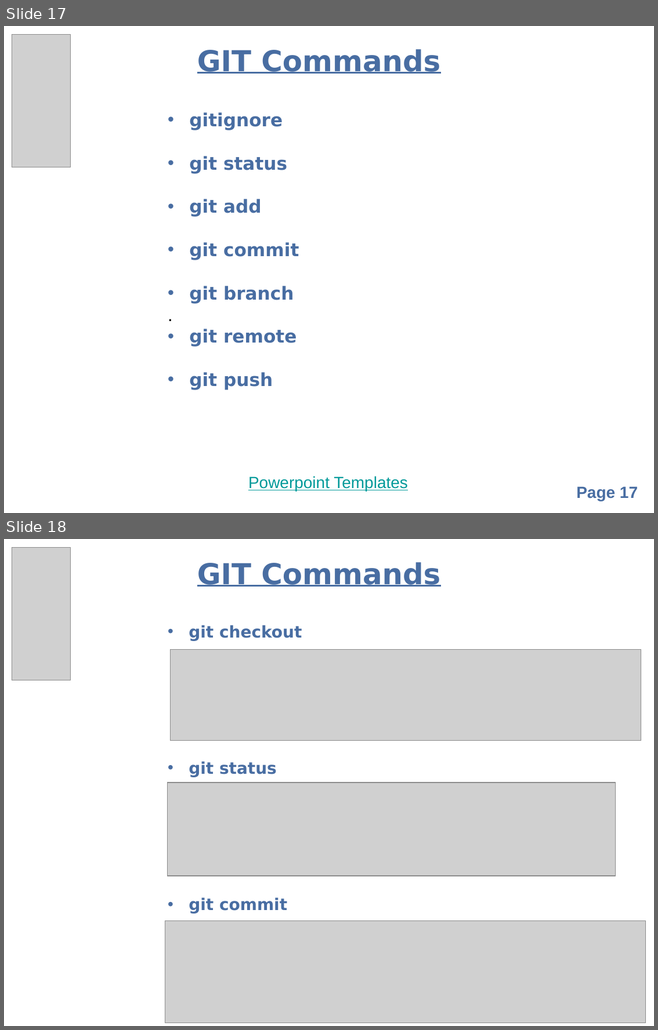
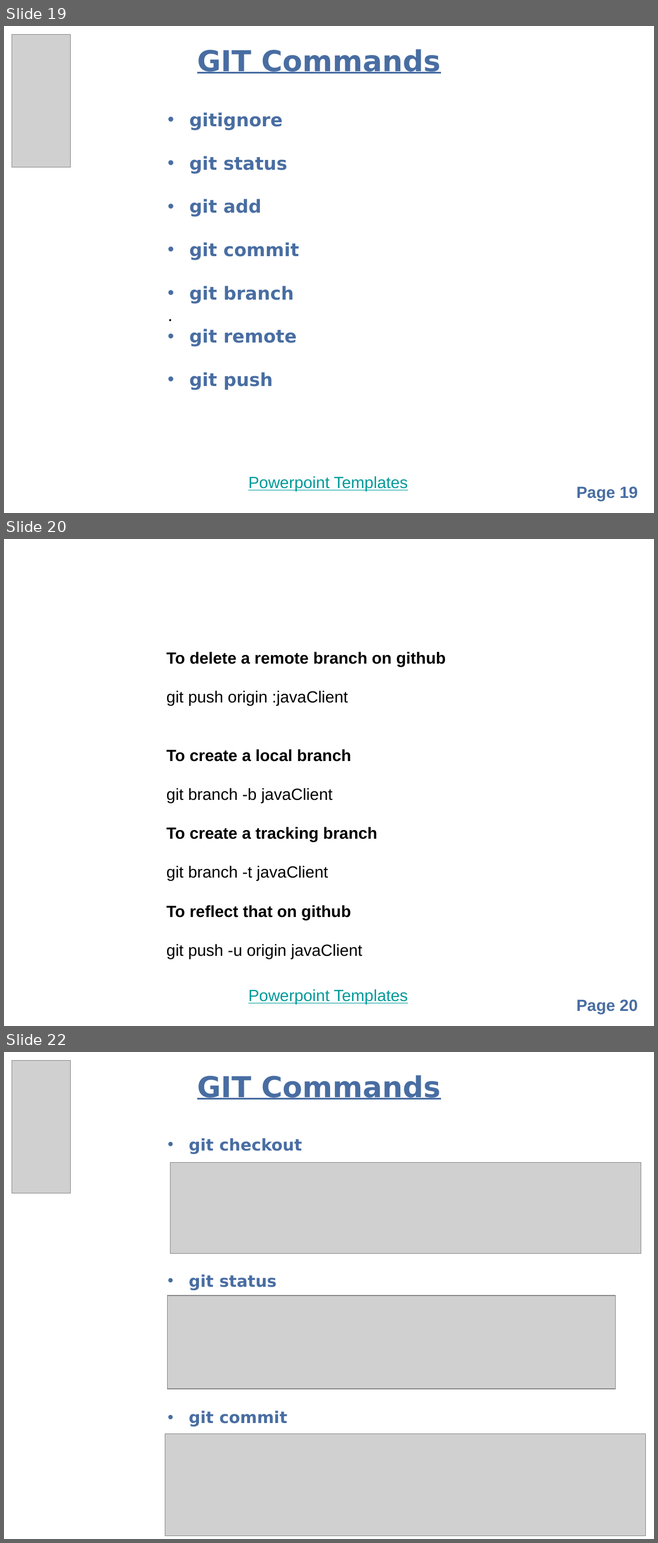
Before and after one commit to balarkrishnan/organizational, a slide deck: GitHub.pptx. Shown one above the other, each under a label of ours: slides 17 and 18 before the commit, slides 19, 20 and 22 after it; the slides between them are not shown. The pictures are 658x1030 and 658x1543 pixels, drawn with LibreOffice and Linux fonts; fonts in the diff are those of the drawing; grey boxes stand for pictures; background and template pictures are left out. Boxes give left, top, right and bottom in pixels: in the first picture for what was removed or moved away, otherwise in the second. Text is boxed around its words. In the diff, an @@ line names an element or a change of style, - is before the commit and + after.

```diff
--- a/GitHub.pptx
+++ b/GitHub.pptx
@@ slide 20 added at [4,539,654,1026], background picture (left out); not listed: 2 template elements that a slide beside it also shows @@
@@ text added at [166,652,445,959], 18 pt, text #000000, bold @@
+To delete a remote branch on github
+git push origin :javaClient
+To create a local branch
+git branch -b javaClient
+To create a tracking branch
+git branch -t javaClient
+To reflect that on github
+git push -u origin javaClient
@@ what was slide 17 is now slide 19 @@
@@ page number at [576,487,637,501]: text changed @@
-Page 17
+Page 19
@@ what was slide 18 is now slide 22 @@
```
Also in this commit, not shown: 6 slides changed, 3 other slides added, 1 slide removed.
